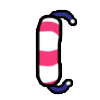
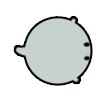
Two versions of the same layered image (100x100). Layer-by-layer changes:
added layer "레이어 34" above "1" over [83, 41, 91, 61]
added layer "1" above "2" over [15, 17, 91, 84]
hid group "enemy" (3 layers) over [31, 11, 76, 93]
